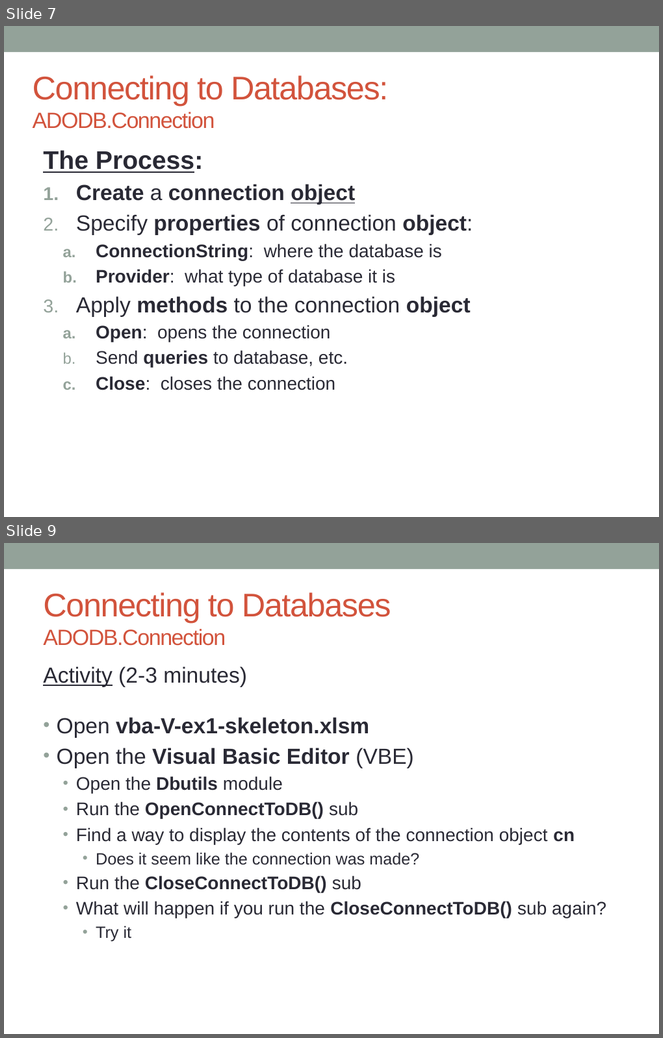
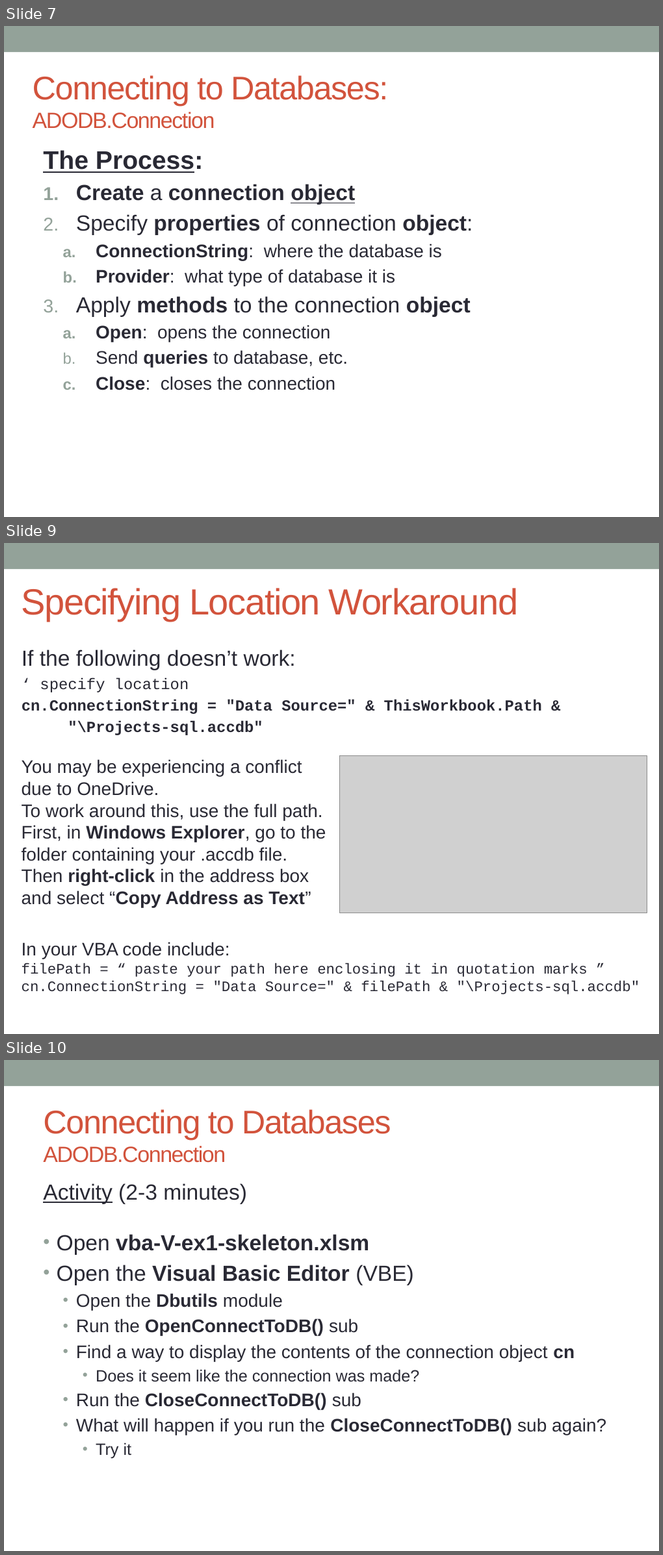
Before and after one commit to prof-frommer/info_sys_course, a slide deck: LEC/lec22-VBA-V-access-and-vba/VBAPart5_AccessAndVBA.pptx. Shown one above the other, each under a label of ours: slides 7 and 9 before the commit, slides 7, 9 and 10 after it; the slides between them are not shown. The pictures are 663x1038 and 663x1555 pixels, drawn with LibreOffice and Linux fonts; fonts in the diff are those of the drawing; grey boxes stand for pictures. Boxes give left, top, right and bottom in pixels: in the first picture for what was removed or moved away, otherwise in the second. Text is boxed around its words. In the diff, an @@ line names an element or a change of style, - is before the commit and + after.

Commit message:
updated lec22-VBA-V-access-and-vba slides with one containing filepath workaround

```diff
--- a/LEC/lec22-VBA-V-access-and-vba/VBAPart5_AccessAndVBA.pptx
+++ b/LEC/lec22-VBA-V-access-and-vba/VBAPart5_AccessAndVBA.pptx
@@ slide 9 added at box(4, 543, 659, 1034), background #FFFFFF; not listed: 1 template element that a slide beside it also shows @@
@@ title added at box(22, 588, 518, 621), 40 pt, text #D2533C @@
+Specifying Location Workaround
@@ text added at box(22, 650, 542, 735), 17 pt, text #292934, bold @@
+If the following doesn’t work:
+‘ specify location
+cn.ConnectionString = "Data Source=" & ThisWorkbook.Path &
+"\Projects-sql.accdb"
@@ picture added at box(340, 756, 648, 913) @@
@@ text added at box(22, 759, 326, 908), 20 pt, text #292934 @@
+You may be experiencing a conflict due to OneDrive.
+To work around this, use the full path. First, in Windows Explorer, go to the folder containing your .accdb file.
+Then right-click in the address box and select “Copy Address as Text”
@@ text added at box(22, 942, 640, 995), 16 pt, text #292934 @@
+In your VBA code include:
+filePath = “ paste your path here enclosing it in quotation marks ”
+cn.ConnectionString = "Data Source=" & filePath & "\Projects-sql.accdb"
@@ what was slide 9 is now slide 10 @@
```
Also in this commit, not shown: 1 slide changed, 1 other file.
